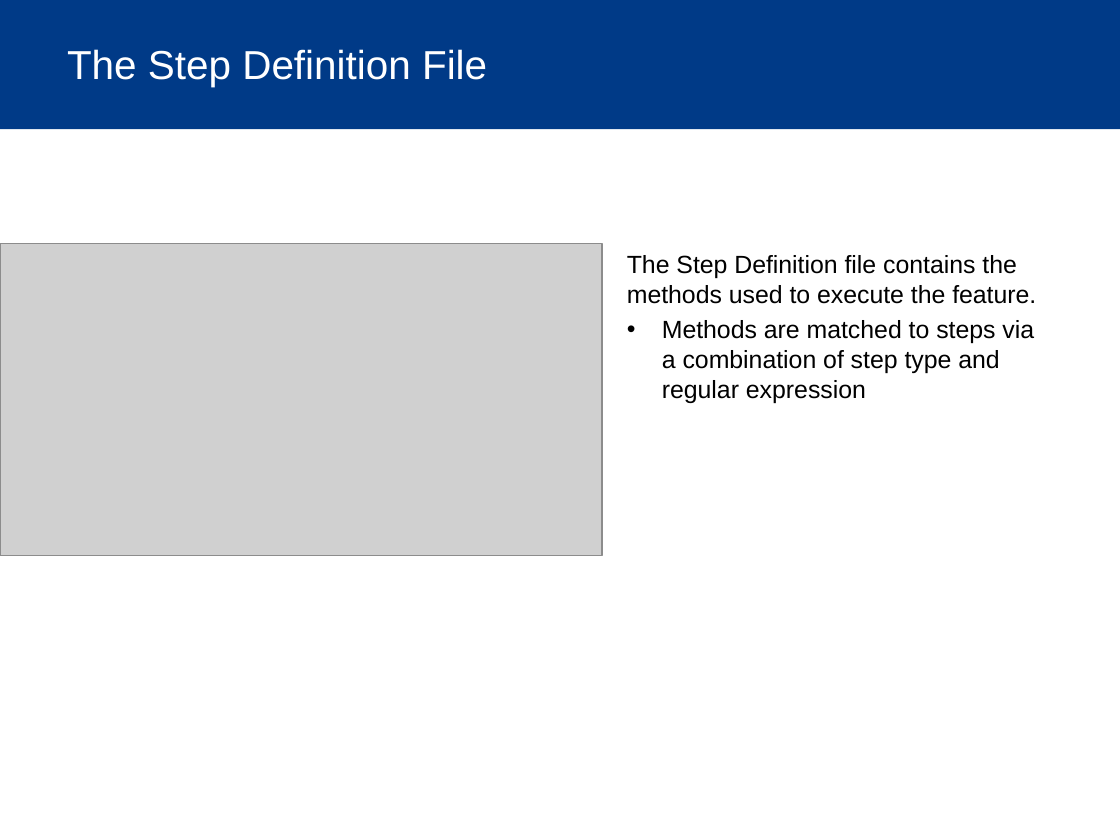
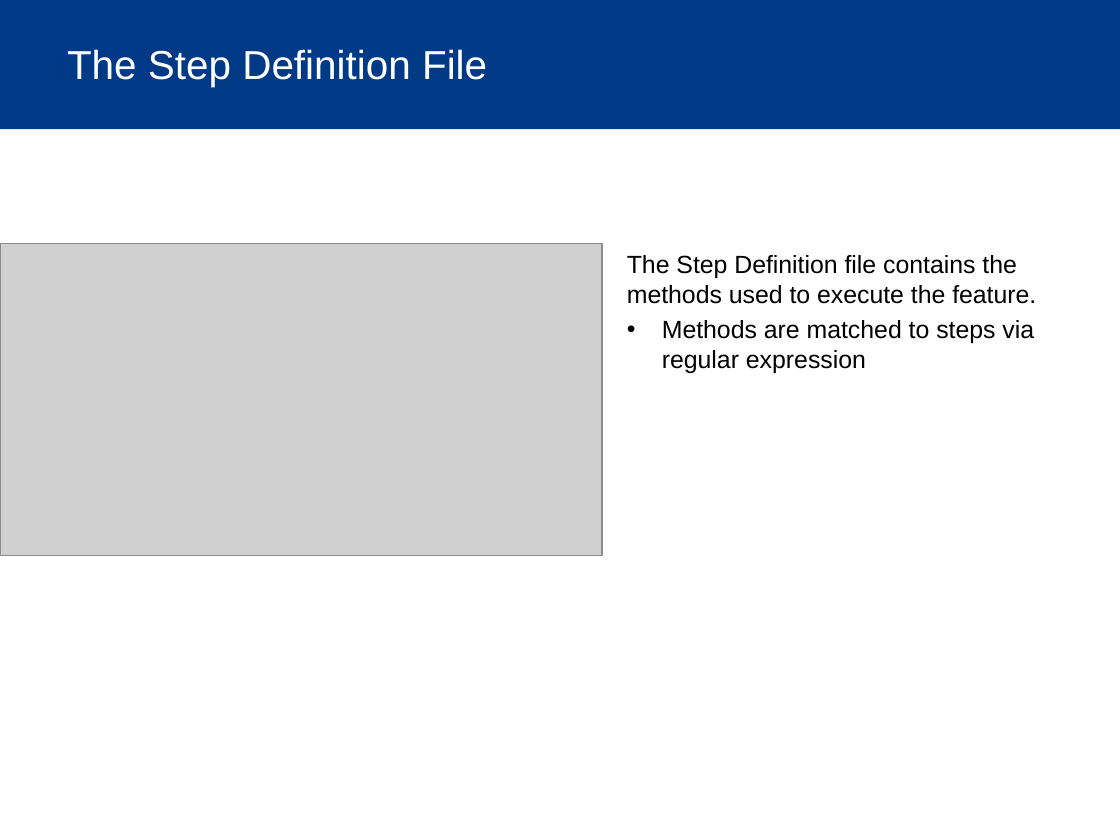
Before and after one commit to bmanley91/cucumber-test, a slide deck: slide 13 of Cucumber.pptx. Drawn at 1120x840 pixels with LibreOffice and Linux fonts; fonts in the diff are those of the drawing; grey boxes stand for pictures; background and template pictures are left out. Boxes give left, top, right and bottom in pixels: in the first picture for what was removed or moved away, otherwise in the second. Text is boxed around its words. In the diff, an @@ line names an element or a change of style, - is before the commit and + after.

Commit message:
Updated presentation.

```diff
--- a/Cucumber.pptx
+++ b/Cucumber.pptx
@@ text at <box>662,320,1034,373</box>: text changed @@
-• Methods are matched to steps via a combination of step type and regular expression
+• Methods are matched to steps via regular expression
```
